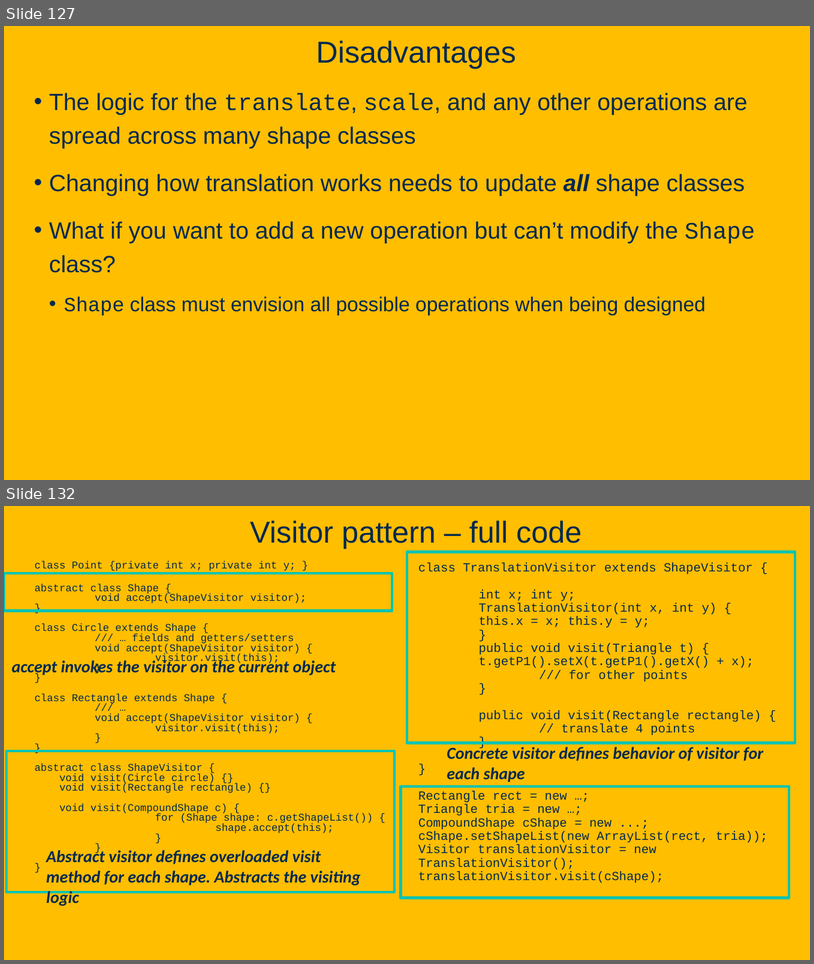
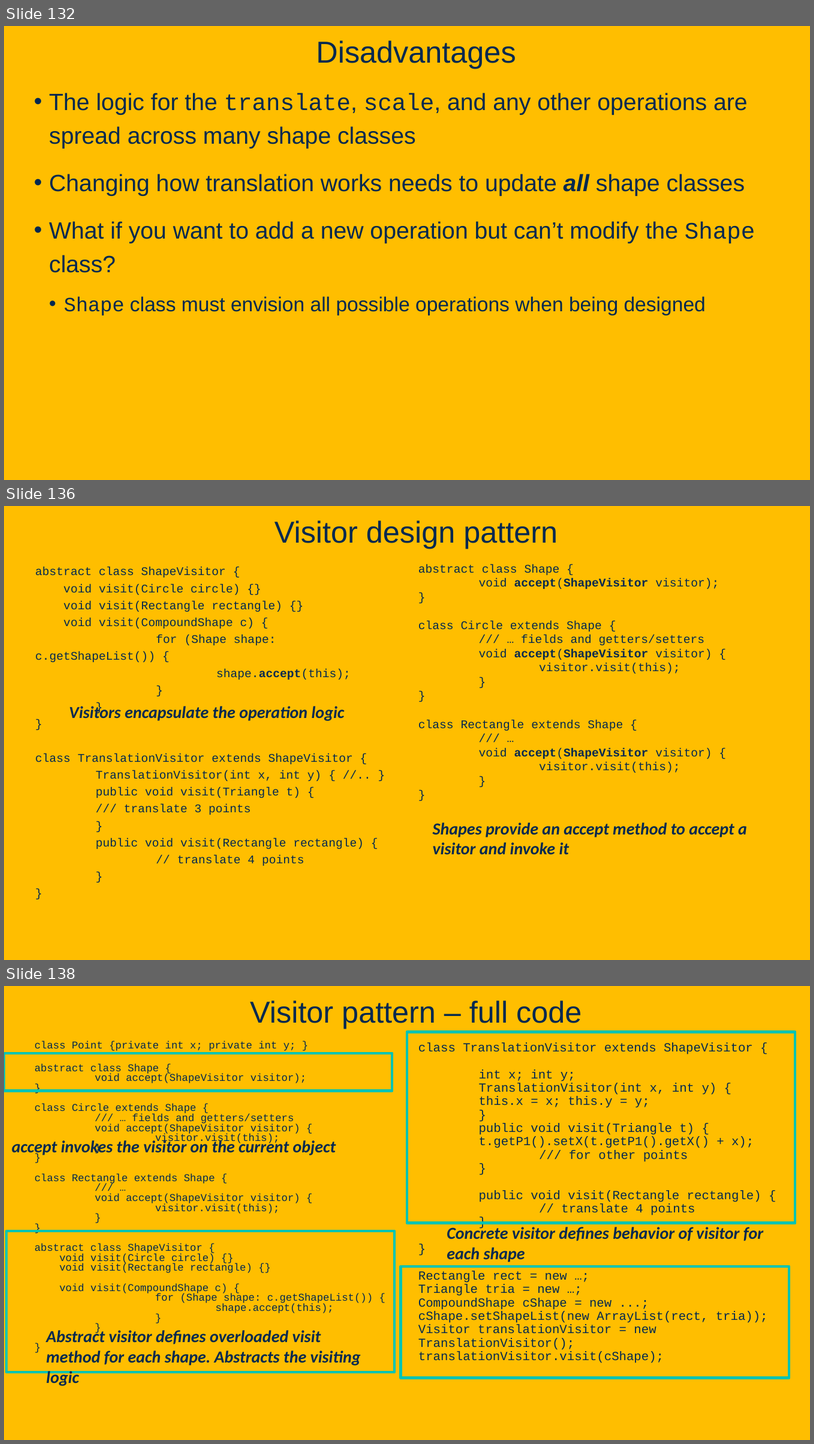
Before and after one commit to davsec-teaching/ecs160-f25, a slide deck: slides/8_design_patterns.pptx. Shown one above the other, each under a label of ours: slides 127 and 132 before the commit, slides 132, 136 and 138 after it; the slides between them are not shown. The pictures are 814x964 and 814x1444 pixels, drawn with LibreOffice and Linux fonts; fonts in the diff are those of the drawing; background and template pictures are left out. Boxes give left, top, right and bottom in pixels: in the first picture for what was removed or moved away, otherwise in the second. Text is boxed around its words. In the diff, an @@ line names an element or a change of style, - is before the commit and + after.

Commit message:
updated design patterns slide

```diff
--- a/slides/8_design_patterns.pptx
+++ b/slides/8_design_patterns.pptx
@@ slide 136 added at (4,506,810,960), background picture (left out) @@
@@ title added at (275,520,558,549), 36 pt, text #022850 @@
+Visitor design pattern
@@ text added at (35,567,364,865), 14 pt, text #022850 @@
+abstract class ShapeVisitor {
+void visit(Circle circle) {}
+void visit(Rectangle rectangle) {}
+void visit(CompoundShape c) {
+for (Shape shape: c.getShapeList()) {
+shape.accept(this);
+}
+}
+}
+class TranslationVisitor extends ShapeVisitor {
+TranslationVisitor(int x, int y) { //.. }
+public void visit(Triangle t) {
+/// translate 3 points
+}
+public void visit(Rectangle rectangle) {
+// translate 4 points
+}
+}
@@ text added at (419,564,719,772), 14 pt, text #022850 @@
+abstract class Shape {
+void accept(ShapeVisitor visitor);
+}
+class Circle extends Shape {
+/// … fields and getters/setters
+void accept(ShapeVisitor visitor) {
+visitor.visit(this);
+}
+}
+class Rectangle extends Shape {
+/// …
+void accept(ShapeVisitor visitor) {
+visitor.visit(this);
+}
+}
@@ text added at (69,704,345,721), 20 pt, text #022850, bold, italic @@
+Visitors encapsulate the operation logic
@@ text added at (433,822,747,855), 20 pt, text #022850, bold, italic @@
+Shapes provide an accept method to accept a visitor and invoke it
@@ what was slide 127 is now slide 132 @@
@@ what was slide 132 is now slide 138 @@
```
Also in this commit, not shown: 9 slides changed, 9 other slides added.
